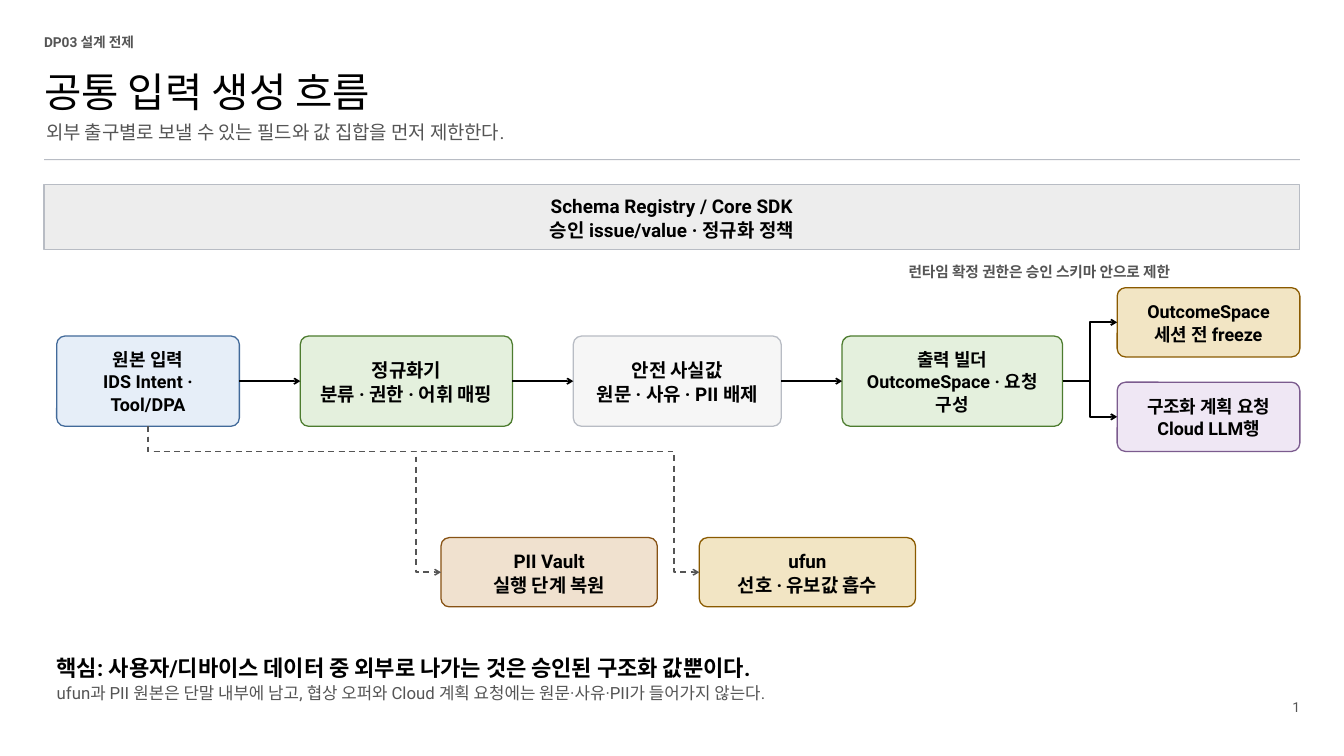
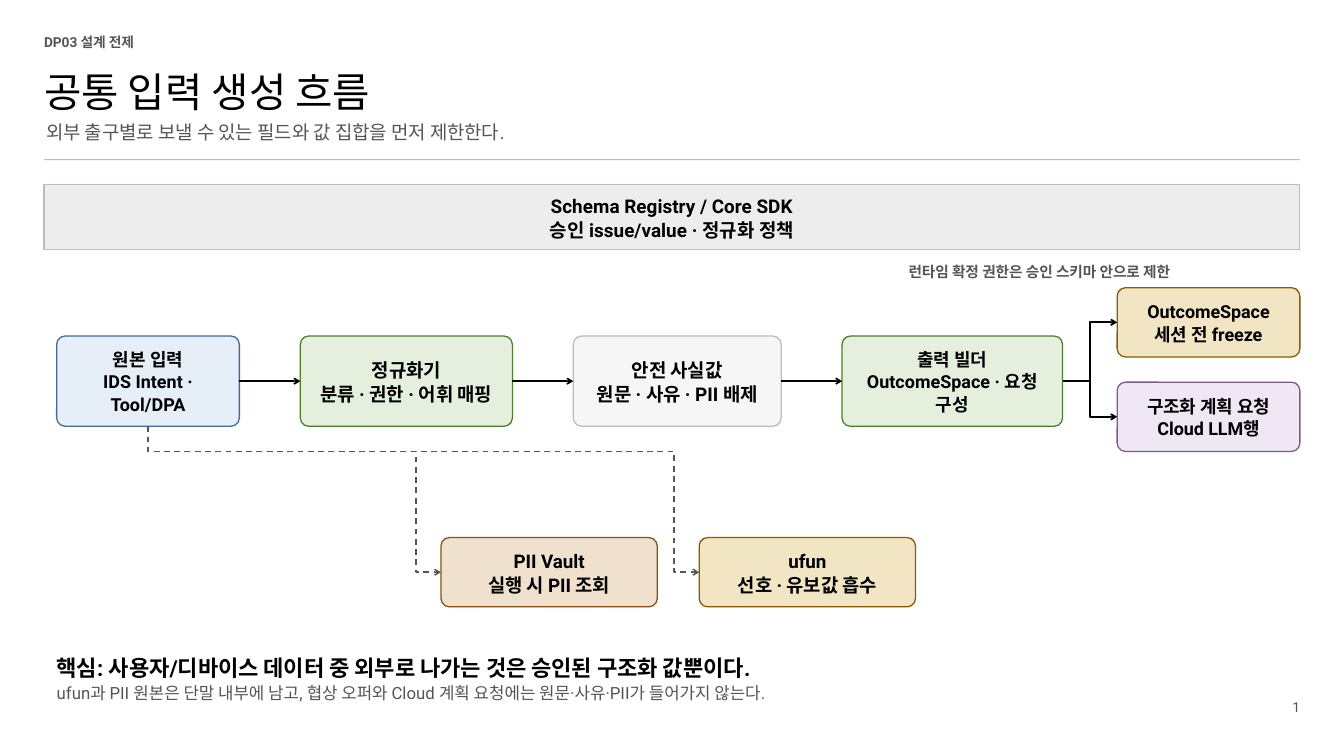
Before and after one commit to Sunwoo-Nam/architect-teamproject, a slide deck: slide 1 of poc/dp03-privacy/DP03-전체구조-3장.pptx. Drawn at 1344x756 pixels with LibreOffice and Linux fonts; fonts in the diff are those of the drawing. Boxes give left, top, right and bottom in pixels: in the first picture for what was removed or moved away, otherwise in the second. Text is boxed around its words. In the diff, an @@ line names an element or a change of style, - is before the commit and + after.

```diff
--- a/poc/dp03-privacy/DP03-전체구조-3장.pptx
+++ b/poc/dp03-privacy/DP03-전체구조-3장.pptx
@@ text in rounded rectangle at bbox=[488, 576, 610, 594]: text changed @@
-실행 단계 복원
+실행 시 PII 조회
```
Also in this commit, not shown: 2 other slides changed, 1 other file.
